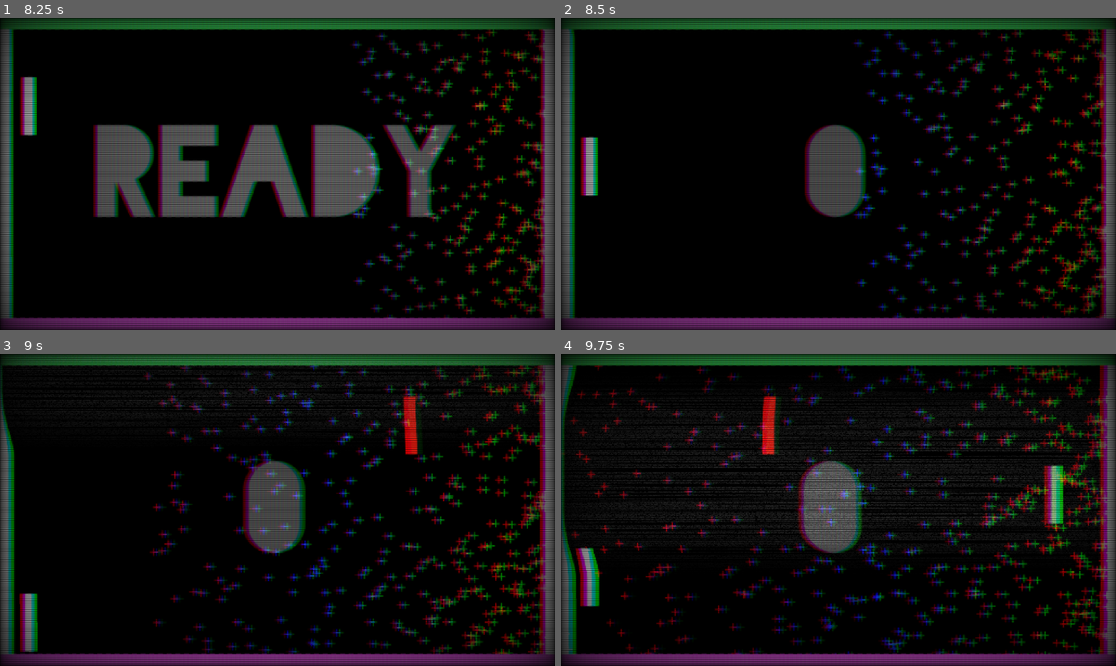
Above: before the commit, frames 1-4 (two rows, left to right).
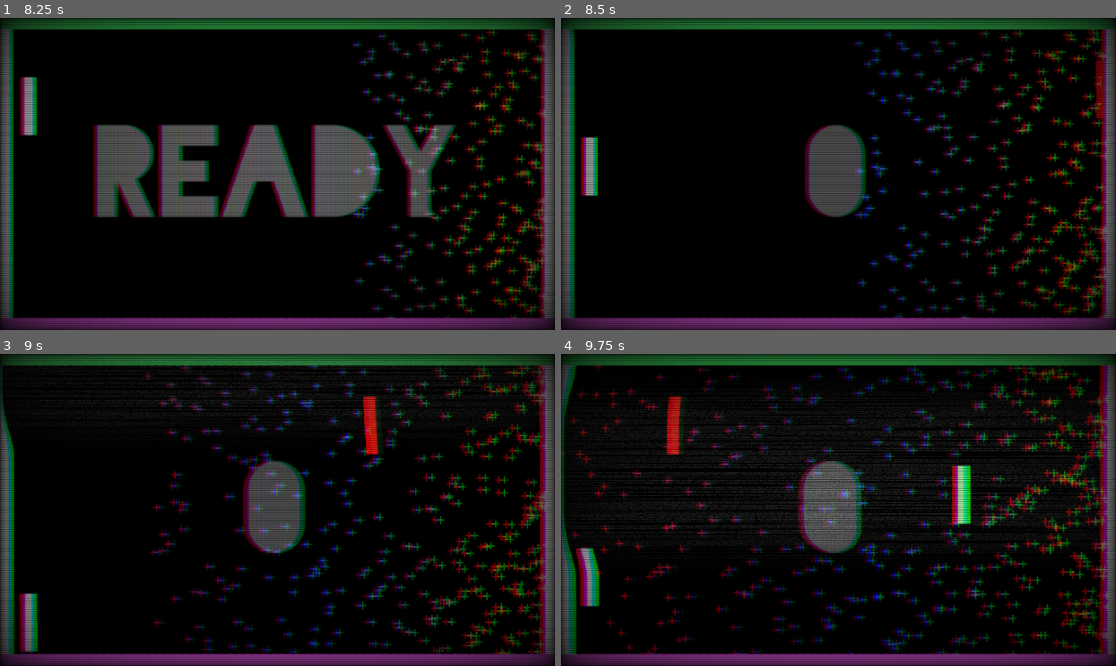
Above: after the commit, the same moments.

Repository: nathanaltice/CMPM-120-Godot-Project-Repository
Game: Godot game, scene res://scenes/main.tscn
Two runs of this game, one before a commit and one after it. Both use one fixed random seed, a clock stepped at 60 frames per second and the inputs below.
Inputs:
- Up to frame 1 (8.25 s): hold Up (paddle_up) 0.53-1.28 s; hold Down (paddle_down) 1.28-2.03 s; hold Up (paddle_up) 2.03-3.53 s; hold Down (paddle_down) 3.53-5.78 s; tap D (debug_toggle) at 4.15 s; tap Space (menu_select) at 4.9 s; hold Up (paddle_up) 5.78-8.03 s; hold Down (paddle_down) from 8.03 s (still down)
- Up to frame 2 (8.5 s): keep holding Down (paddle_down)
- Up to frame 3 (9 s): keep holding Down (paddle_down)
- Up to frame 4 (9.75 s): release Down (paddle_down) at 9.53 s; hold Up (paddle_up) from 9.53 s (still down)

Frame 1 is identical in both runs. In frame 2, 0.1% of the frame differs, in the area x 96-98%, y 13-33%; in frame 3, 0.9%; in frame 4, 2.2%, in the area x 19-91%, y 13-55%.

Commit message:
Paddle Parkour refactor

Diff:
--- a/class_examples/paddle-parkour/project.godot
+++ b/class_examples/paddle-parkour/project.godot
@@ -52,3 +52,7 @@
 [physics]
 
 2d/default_gravity=0.0
+
+[rendering]
+
+textures/vram_compression/import_etc2_astc=true
--- a/class_examples/paddle-parkour/scenes/barrier.gd
+++ b/class_examples/paddle-parkour/scenes/barrier.gd
@@ -1,21 +1,18 @@
 extends Area2D
-
 
 var window_size : Vector2			# stores window size
 var barrier_size : Vector2			# stores barrier size
 var barrier_speed : int				# stores barrier speed
 var spawn_lock := false				# tracks whether to spawn new barrier
-var explosion_scene : PackedScene
+var explosion_scene : PackedScene = preload("res://scenes/paddle_explosion.tscn")
 
 @onready var barrier_rectangle = $ColorRect
+
 
 func _ready() -> void:
 	# get our dimensions
 	window_size = get_window().size
 	barrier_size = barrier_rectangle.get_size()
-
-	# preload explosion particles
-	explosion_scene = preload("res://scenes/paddle_explosion.tscn")
 
 
 func _process(delta: float) -> void:
@@ -27,7 +24,7 @@
 		spawn_lock = true
 		get_parent().call_deferred("spawn_barrier")
 
-	# check for left edge exit
+	# check for left edge exit (and remove barrier)
 	if position.x < -barrier_size.x:
 		Signalbus.barrier_dodged.emit()
 		queue_free()
@@ -45,19 +42,20 @@
 
 
 # handle collision
-func _on_body_entered(body: Node2D) -> void:
-	Signalbus.player_death.emit()
+func _on_body_entered(_body: Node2D) -> void:
+	Signalbus.player_died.emit()
 	remove()
 
 
 func remove() -> void:
-	# instance particle explosion and set to paddle position
+	# instance particle explosion and set to paddle position/color
 	var explosion = explosion_scene.instantiate()
 	get_parent().add_child(explosion)
 	explosion.position = position
 	explosion.position.y += barrier_size.y / 2
+	explosion.color = barrier_rectangle.color
 	explosion.emitting = true
 	explosion.one_shot = true
-	explosion.color = $ColorRect.color
+
 	# release node
 	queue_free()
--- a/class_examples/paddle-parkour/scenes/camera_2d.gd
+++ b/class_examples/paddle-parkour/scenes/camera_2d.gd
@@ -7,10 +7,6 @@
 
 var rng = RandomNumberGenerator.new()
 var shake_strength : float = 0.0
-
-
-func _ready() -> void:
-	pass
 
 
 func apply_shake():
--- a/class_examples/paddle-parkour/scenes/color_bar.gd
+++ b/class_examples/paddle-parkour/scenes/color_bar.gd
@@ -7,6 +7,7 @@
 
 
 func start_yoyo_tween() -> void:
+	# make rectangles tween up and down
 	var rand_duration = randf_range(1, 3)
 	var start_y = position.y
 	var yoyo_tween = create_tween().set_loops()
--- a/class_examples/paddle-parkour/scenes/main.gd
+++ b/class_examples/paddle-parkour/scenes/main.gd
@@ -1,10 +1,8 @@
 extends Node
 
-var menu_scene : PackedScene
-
+var menu_scene : PackedScene = preload("res://scenes/menu.tscn")
 
 func _ready() -> void:
 	# get menu scene ready
-	menu_scene = preload("res://scenes/menu.tscn")
 	var menu = menu_scene.instantiate()
 	add_child(menu)
--- a/class_examples/paddle-parkour/scenes/menu.gd
+++ b/class_examples/paddle-parkour/scenes/menu.gd
@@ -1,37 +1,42 @@
 extends Node
 
-var color_bar : PackedScene
-const BAR_WIDTH : int = 24
+const COLOR_BAR_WIDTH : int = 24
+const SCENE_TRANSITION_TIME = 1.5
+
+var color_bar : PackedScene = preload("res://scenes/color_bar.tscn")
 var window_size : Vector2
 var input_unlocked := true
-const SCENE_TRANSITION_TIME = 1.5
+
+@onready var shader_rect = $ShaderLayer/ColorRect
+@onready var background_music = $BGM
 
 func _ready() -> void:
 	# get our dimensions
 	window_size = get_window().size
 
 	# create row of color bars
-	color_bar = preload("res://scenes/color_bar.tscn")
 	create_color_bars()
 
 	# tween shader aberration property
 	var aberration_tween = create_tween().set_loops()
-	aberration_tween.tween_property($ShaderLayer/ColorRect, "material:shader_parameter/aberration", 0.2, 5)
-	aberration_tween.tween_property($ShaderLayer/ColorRect, "material:shader_parameter/aberration", 0.02, 5)
-	aberration_tween.tween_property($ShaderLayer/ColorRect, "material:shader_parameter/aberration", -0.2, 5)
-	aberration_tween.tween_property($ShaderLayer/ColorRect, "material:shader_parameter/aberration", 0.02, 5)
+	aberration_tween.tween_property(shader_rect, "material:shader_parameter/aberration", 0.2, 5)
+	aberration_tween.tween_property(shader_rect, "material:shader_parameter/aberration", 0.02, 5)
+	aberration_tween.tween_property(shader_rect, "material:shader_parameter/aberration", -0.2, 5)
+	aberration_tween.tween_property(shader_rect, "material:shader_parameter/aberration", 0.02, 5)
 
-	$BGM.play()
+	# play music
+	background_music.play()
 
-func _process(delta: float) -> void:
-	# handle player input
+
+func _process(_delta: float) -> void:
+	# monitor player input
 	if Input.is_action_just_pressed("menu_select") and input_unlocked:
 		scene_transition()
 
 
 func create_color_bars() -> void:
 	# calculate number of bars to draw based on window width
-	var num_bars = window_size.x / BAR_WIDTH
+	var num_bars = window_size.x / COLOR_BAR_WIDTH
 
 	# note: drawing the bars could be done in one nested loop, but I've left two separate loops for clairty
 	# top bars
@@ -39,14 +44,14 @@
 		var bar = color_bar.instantiate()
 		add_child(bar)
 		bar.add_to_group("colorbars")
-		bar.position = Vector2(i * BAR_WIDTH, 0 - bar.size.y / 2 - randi_range(0, bar.size.y / 2))
+		bar.position = Vector2(i * COLOR_BAR_WIDTH, 0 - bar.size.y / 2 - randi_range(0, bar.size.y / 2))
 		bar.start_yoyo_tween()
 	# bottom bars
 	for i in num_bars:
 		var bar = color_bar.instantiate()
 		add_child(bar)
 		bar.add_to_group("colorbars")
-		bar.position = Vector2(i * BAR_WIDTH, window_size.y - bar.size.y / 2 - randi_range(0, bar.size.y / 2))
+		bar.position = Vector2(i * COLOR_BAR_WIDTH, window_size.y - bar.size.y / 2 - randi_range(0, bar.size.y / 2))
 		bar.start_yoyo_tween()
 
 
--- a/class_examples/paddle-parkour/scenes/menu.tscn
+++ b/class_examples/paddle-parkour/scenes/menu.tscn
@@ -190,7 +190,7 @@
 
 [node name="RevSFX" type="AudioStreamPlayer" parent="."]
 stream = ExtResource("5_c3qsk")
-volume_db = -10.0
+volume_db = -12.0
 
 [node name="SwellSFX" type="AudioStreamPlayer" parent="."]
 stream = ExtResource("6_hx4on")
--- a/class_examples/paddle-parkour/scenes/paddle.gd
+++ b/class_examples/paddle-parkour/scenes/paddle.gd
@@ -1,26 +1,26 @@
 extends CharacterBody2D
-
 
 var window_size : Vector2		# stores window size
 var speed : float = 500			# player paddle speed
 var paddle_size : Vector2		# stores paddle size
 var direction : Vector2			# stores paddle direction
-var explosion_scene : PackedScene
+var explosion_scene : PackedScene = preload("res://scenes/paddle_explosion.tscn")
 
 @onready var paddle_rectangle = $ColorRect
+
 
 func _ready() -> void:
 	# get our dimensions
 	window_size = get_window().size
 	paddle_size = paddle_rectangle.get_size()
+
+	# set paddle properties
 	direction = Vector2(0, 0)
 	z_index = 10
 
-	# preload explosion particles
-	explosion_scene = preload("res://scenes/paddle_explosion.tscn")
+	# connect to custom signal(s)
+	Signalbus.player_died.connect(_remove_paddle)
 
-	# connect to custom signal(s)
-	Signalbus.player_death.connect(_remove_paddle)
 
 func _process(delta: float) -> void:
 	# handle player input
@@ -31,7 +31,7 @@
 
 	move_and_collide(direction * speed * delta)
 
-	# limit player's vertical paddle position
+	# limit paddle's vertical position
 	position.y = clamp(position.y, 24, window_size.y - paddle_size.y * scale.y - 24)
 
 
--- a/class_examples/paddle-parkour/scenes/paddle_explosion.tscn
+++ b/class_examples/paddle-parkour/scenes/paddle_explosion.tscn
@@ -4,7 +4,7 @@
 colors = PackedColorArray(1, 1, 1, 1, 0.253843, 0.253843, 0.253843, 0.0941176)
 
 [node name="PaddleExplosion" type="CPUParticles2D"]
-amount = 750
+amount = 1500
 lifetime = 3.0
 explosiveness = 1.0
 randomness = 0.64
--- a/class_examples/paddle-parkour/scenes/play.gd
+++ b/class_examples/paddle-parkour/scenes/play.gd
@@ -1,20 +1,32 @@
 extends Node2D
 
+const SPAWN_DELAY : int = 2
+const RESTART_DELAY : float = 1.5
+const BARRIER_SPEED_MAX : int = 1300
+
 var window_size : Vector2
-var player_paddle : PackedScene
 var player
-var barrier_paddle : PackedScene
-@export var barrier_speed : int = 550
-@export var barrier_speed_increment : int = 25
-const SPAWN_DELAY : int = 2
+var player_paddle : PackedScene = preload("res://scenes/paddle.tscn")
+var barrier_paddle : PackedScene = preload("res://scenes/barrier.tscn")
+var barrier_speed : int
+var barrier_speed_increment : int = 25
 var spawn_lock : bool
-@onready var camera_view = $Camera2D
+var input_unlocked : bool
 var cam_tilt_direction = 1
-@onready var game_results = $Results
 var dodge_count : int = 0
 var high_score : int = 0
-const WHITE_FULL_ALPHA := Color(1, 1, 1, 1)
-const WHITE_PARTIAL_ALPHA := Color(1, 1, 1, 0.25)
+
+@onready var game_results = $Results
+@onready var results_restart_label = $Results/Restart
+@onready var camera_view = $Camera2D
+@onready var shader_rect = $ShaderLayer/ColorRect
+@onready var dodge_count_label = $HUD/DodgeCount
+@onready var border_nodes = $Borders
+@onready var bgm_play = $BGM/GameBGM
+@onready var bgm_wait = $BGM/WaitBGM
+@onready var shake_sfx = $SFX/ShakeSFX
+@onready var dodge_sfx = $SFX/DodgeSFX
+
 
 func _ready() -> void:
 	# randomize seed
@@ -22,36 +34,34 @@
 
 	# get our dimensions
 	window_size = get_window().size
-
-	# preload scenes
-	player_paddle = preload("res://scenes/paddle.tscn")
-	barrier_paddle = preload("res://scenes/barrier.tscn")
 
 	# initialize game variables
 	dodge_count = 0
 	high_score = 0
 	spawn_lock = false
+	input_unlocked = true
 
 	# connect to custom signal(s)
 	Signalbus.barrier_dodged.connect(_barrier_dodged)
-	Signalbus.player_death.connect(_game_over)
+	Signalbus.player_died.connect(_game_ended)
 
 	# tween shader aberration property
 	var aberration_tween = create_tween().set_loops()
-	aberration_tween.tween_property($ShaderLayer/ColorRect, "material:shader_parameter/aberration", 0.1, 5)
-	aberration_tween.tween_property($ShaderLayer/ColorRect, "material:shader_parameter/aberration", 0, 5)
-	aberration_tween.tween_property($ShaderLayer/ColorRect, "material:shader_parameter/aberration", -0.1, 5)
-	aberration_tween.tween_property($ShaderLayer/ColorRect, "material:shader_parameter/aberration", 0, 5)
+	aberration_tween.tween_property(shader_rect, "material:shader_parameter/aberration", 0.1, 5)
+	aberration_tween.tween_property(shader_rect, "material:shader_parameter/aberration", 0, 5)
+	aberration_tween.tween_property(shader_rect, "material:shader_parameter/aberration", -0.1, 5)
+	aberration_tween.tween_property(shader_rect, "material:shader_parameter/aberration", 0, 5)
 
 	# start game
 	game_start()
 
 
 func _process(_delta: float) -> void:
-	if spawn_lock:
+	if input_unlocked and spawn_lock:
 		if Input.is_action_just_pressed("menu_select"):
 			game_start()
 
+	# DEBUG
 	if Input.is_action_just_pressed("debug_toggle"):
 		get_tree().change_scene_to_file("res://scenes/menu.tscn")
 
@@ -60,14 +70,12 @@
 	# reset game state
 	dodge_count = 0
 	spawn_lock = false
-	barrier_speed = 550
-	$HUD/DodgeCount.text = "READY"
-	#$HUD/DodgeCount.set("theme_override_colors/font_color", WHITE_FULL_ALPHA)
-	#$ShaderLayer/ColorRect.material.set("shader_parameter/abberation", 0)
+	barrier_speed = 700
+	dodge_count_label.text = "READY"
 
 	# tween alpha of ready/dodge count text
 	var alpha_tween = create_tween()
-	alpha_tween.tween_property($HUD/DodgeCount, "modulate:a", 0.25, SPAWN_DELAY)
+	alpha_tween.tween_property(dodge_count_label, "modulate:a", 0.25, SPAWN_DELAY)
 
 	# position player paddle
 	initialize_paddle()
@@ -76,22 +84,88 @@
 	camera_view.apply_shake()
 
 	# play SFX
-	$ShakeSFX.play()
-
-	# start music
-	$BGM.volume_db = -2
-	$BGM.play()
+	shake_sfx.play()
+
+	# prepare music
+	bgm_play.volume_db = -2
+	bgm_play.play()
+	if bgm_wait.playing:
+		bgm_wait.stop()
 
 	# hide game results node
 	game_results.hide()
 
 	# create temp timer to give player a few seconds before barriers/timer starts
 	await get_tree().create_timer(SPAWN_DELAY).timeout
-	$HUD/DodgeCount.text = str(dodge_count)
+	dodge_count_label.text = str(dodge_count)
 	spawn_barrier()
 
 
-func _game_over():
+func initialize_paddle():
+	player = player_paddle.instantiate()
+	add_child(player)
+	player.position_paddle()
+
+
+func spawn_barrier():
+	if not spawn_lock:
+		var barrier = barrier_paddle.instantiate()
+		add_child(barrier)
+		barrier.initialize_barrier(barrier_speed)
+
+
+func _barrier_dodged() -> void:
+	# update dodge count
+	dodge_count += 1
+	dodge_count_label.text = str(dodge_count)
+
+	# play SFX
+	dodge_sfx.play()
+
+	# after every 5 dodges...
+	if dodge_count % 5 == 0:
+		# bump barrier speed
+		barrier_speed += barrier_speed_increment
+
+		# check speed limit
+		if barrier_speed > BARRIER_SPEED_MAX:
+			barrier_speed = BARRIER_SPEED_MAX
+
+		change_border_colors()
+		camera_view.apply_shake()
+
+		# tween camera rotation
+		var current_rotation = camera_view.rotation
+		cam_tilt_direction *= -1
+		var random_angle = randf_range(1, 5)
+		var new_angle = current_rotation + deg_to_rad(random_angle) * cam_tilt_direction
+
+		var camera_rotation_tween = create_tween()
+		camera_rotation_tween.tween_property(camera_view, "rotation", new_angle, 0.25)
+
+		# tween shader aberration property
+		var aberration_tween = create_tween()
+		aberration_tween.tween_property(shader_rect, "material:shader_parameter/aberration", 0.2, 0.25)
+		aberration_tween.tween_property(shader_rect, "material:shader_parameter/aberration", 0, 0.25)
+
+		# play SFX
+		shake_sfx.play()
+
+	# shrink paddle at 50 dodges
+	if dodge_count == 50:
+		player.shrink()
+
+	# RAINBOOOOOOOOOWS at 75 dodges
+	if dodge_count == 100:
+		$RainbowTimer.start()
+
+	# debug
+	#print(barrier_speed)
+
+func _game_ended():
+	# temporarily lock input
+	input_unlocked = false
+
 	# stop timer(s)
 	$RainbowTimer.stop()
 
@@ -100,13 +174,19 @@
 	camera_view.rotation = 0
 
 	# play SFX
-	$SplodeSFX.play()
+	$SFX/SplodeSFX.play()
+
+	# swap music with volume fade out/in
+	bgm_wait.set("volume_db", -80)
+	bgm_wait.play()
+
 	var volume_tween = create_tween()
-	volume_tween.tween_property($BGM, "volume_db", -80, 1.5)
+	volume_tween.parallel().tween_property(bgm_play, "volume_db", -80, 1.5)
+	volume_tween.parallel().tween_property(bgm_wait, "volume_db", 0, 1.5)
 
 	# tween alpha of ready/dodge count text
 	var alpha_tween = create_tween()
-	alpha_tween.tween_property($HUD/DodgeCount, "modulate:a", 1, SPAWN_DELAY)
+	alpha_tween.tween_property(dodge_count_label, "modulate:a", 1, SPAWN_DELAY)
 
 	# shut down barrier spawns
 	spawn_lock = true	# stop spawning new barriers
@@ -124,66 +204,18 @@
 
 	# tween restart message
 	var restart_scale_tween = create_tween().set_loops()
-	restart_scale_tween.tween_property($Results/Restart, "rotation", deg_to_rad(-3), 1)
-	restart_scale_tween.tween_property($Results/Restart, "rotation", deg_to_rad(0), 1)
-	restart_scale_tween.tween_property($Results/Restart, "rotation", deg_to_rad(3), 1)
-	restart_scale_tween.tween_property($Results/Restart, "rotation", deg_to_rad(0), 1)
-
-func initialize_paddle():
-	player = player_paddle.instantiate()
-	add_child(player)
-	player.position_paddle()
-
-
-func spawn_barrier():
-	if not spawn_lock:
-		var barrier = barrier_paddle.instantiate()
-		add_child(barrier)
-		barrier.initialize_barrier(barrier_speed)
-
-
-func _barrier_dodged() -> void:
-	# update dodge count
-	dodge_count += 1
-	$HUD/DodgeCount.text = str(dodge_count)
-
-	# play SFX
-	$DodgeSFX.play()
-
-	# speed up every 5 dodges
-	if dodge_count % 5 == 0:
-		barrier_speed += barrier_speed_increment
-		change_border_colors()
-		camera_view.apply_shake()
-
-		# tween camera rotation
-		var current_rotation = camera_view.rotation
-		cam_tilt_direction *= -1
-		var random_angle = randf_range(1, 5)
-		var new_angle = current_rotation + deg_to_rad(random_angle) * cam_tilt_direction
-
-		var camera_rotation_tween = create_tween()
-		camera_rotation_tween.tween_property(camera_view, "rotation", new_angle, 0.25)
-
-		# tween shader aberration property
-		var aberration_tween = create_tween()
-		aberration_tween.tween_property($ShaderLayer/ColorRect, "material:shader_parameter/aberration", 0.2, 0.25)
-		aberration_tween.tween_property($ShaderLayer/ColorRect, "material:shader_parameter/aberration", 0, 0.25)
-
-		# play SFX
-		$ShakeSFX.play()
-
-	# shrink paddle at 50 dodges
-	if dodge_count == 50:
-		player.shrink()
-
-	# RAINBOOOOOOOOOWS at 75 dodges
-	if dodge_count == 75:
-		$RainbowTimer.start()
+	restart_scale_tween.tween_property(results_restart_label, "rotation", deg_to_rad(-3), 1)
+	restart_scale_tween.tween_property(results_restart_label, "rotation", deg_to_rad(0), 1)
+	restart_scale_tween.tween_property(results_restart_label, "rotation", deg_to_rad(3), 1)
+	restart_scale_tween.tween_property(results_restart_label, "rotation", deg_to_rad(0), 1)
+
+	# wait a bit until player can restart
+	await get_tree().create_timer(RESTART_DELAY).timeout
+	input_unlocked = true
 
 
 func change_border_colors() -> void:
-	var borders = $Borders.get_children()
+	var borders = border_nodes.get_children()
 	for border in borders:
 		border.color = Color(randf(), randf(), randf(), 1)
 
--- a/class_examples/paddle-parkour/scenes/play.tscn
+++ b/class_examples/paddle-parkour/scenes/play.tscn
@@ -6,9 +6,10 @@
 [ext_resource type="Texture2D" uid="uid://bn43eyfsr3mtu" path="res://assets/img/white_cross.png" id="3_dvkr8"]
 [ext_resource type="Shader" path="res://shaders/menu.gdshader" id="5_x2rof"]
 [ext_resource type="AudioStream" uid="uid://btdt7s6o8mlxt" path="res://assets/sfx/clang.mp3" id="6_b1rt4"]
-[ext_resource type="AudioStream" uid="uid://ec2tr5u3c1le" path="res://assets/sfx/Torn Creatures.wav" id="7_2m2x1"]
+[ext_resource type="AudioStream" uid="uid://ec2tr5u3c1le" path="res://assets/bgm/Torn Creatures.wav" id="7_2m2x1"]
 [ext_resource type="AudioStream" uid="uid://xjutuloq3tj1" path="res://assets/sfx/blip.wav" id="7_jr2en"]
 [ext_resource type="AudioStream" uid="uid://drfg2qnc8qs01" path="res://assets/sfx/splode.wav" id="8_8eeen"]
+[ext_resource type="AudioStream" uid="uid://cn35tqdrpdtxv" path="res://assets/bgm/Deck Blood.wav" id="10_lyi7p"]
 
 [sub_resource type="Gradient" id="Gradient_3b2xp"]
 offsets = PackedFloat32Array(0, 0.301449, 0.662319, 1)
@@ -200,22 +201,30 @@
 [node name="RainbowTimer" type="Timer" parent="."]
 wait_time = 0.05
 
-[node name="ShakeSFX" type="AudioStreamPlayer" parent="."]
+[node name="SFX" type="Node" parent="."]
+
+[node name="ShakeSFX" type="AudioStreamPlayer" parent="SFX"]
 stream = ExtResource("6_b1rt4")
 volume_db = -2.0
 
-[node name="DodgeSFX" type="AudioStreamPlayer" parent="."]
+[node name="DodgeSFX" type="AudioStreamPlayer" parent="SFX"]
 stream = ExtResource("7_jr2en")
 volume_db = -18.0
 pitch_scale = 0.48
 
-[node name="SplodeSFX" type="AudioStreamPlayer" parent="."]
+[node name="SplodeSFX" type="AudioStreamPlayer" parent="SFX"]
 stream = ExtResource("8_8eeen")
 volume_db = -4.0
 pitch_scale = 0.48
 
-[node name="BGM" type="AudioStreamPlayer" parent="."]
+[node name="BGM" type="Node" parent="."]
+
+[node name="GameBGM" type="AudioStreamPlayer" parent="BGM"]
 stream = ExtResource("7_2m2x1")
 volume_db = -2.0
 
+[node name="WaitBGM" type="AudioStreamPlayer" parent="BGM"]
+stream = ExtResource("10_lyi7p")
+volume_db = -2.0
+
 [connection signal="timeout" from="RainbowTimer" to="." method="_on_rainbow_timer_timeout"]
--- a/class_examples/paddle-parkour/scripts/SignalBus.gd
+++ b/class_examples/paddle-parkour/scripts/SignalBus.gd
@@ -1,4 +1,4 @@
 extends Node
 
 signal barrier_dodged
-signal player_death
+signal player_died
Not shown, changed: class_examples/paddle-parkour/assets/bgm/Torn Creatures.wav.import
Not shown: 1 places in class_examples/paddle-parkour/scenes/play.tscn that only renumber resources
Not shown, added: class_examples/paddle-parkour/assets/bgm/Torn Creatures.wav
